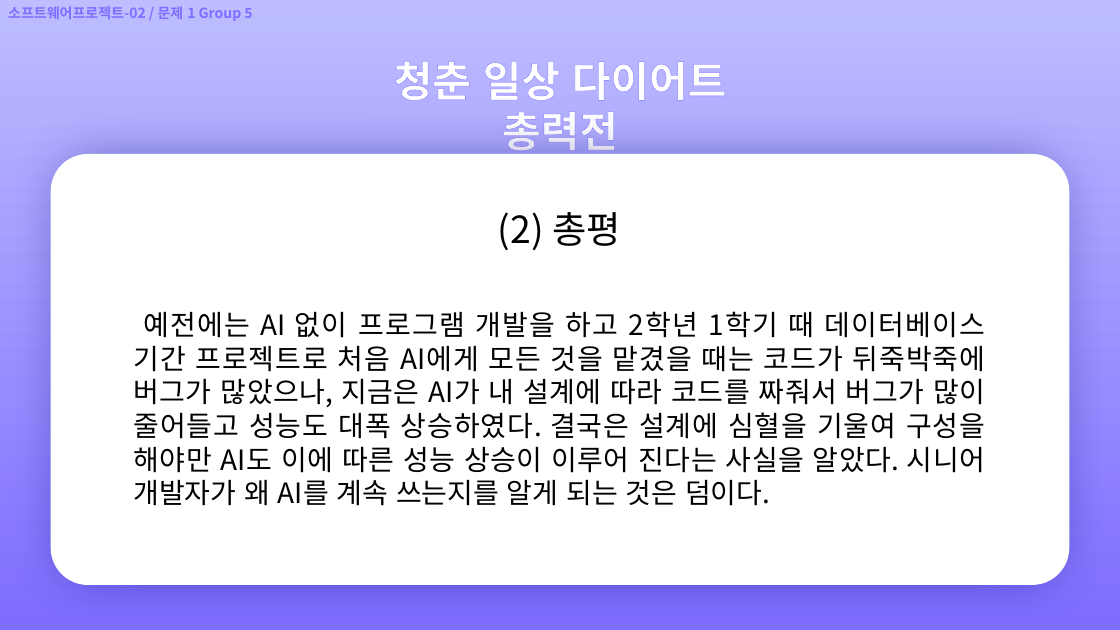
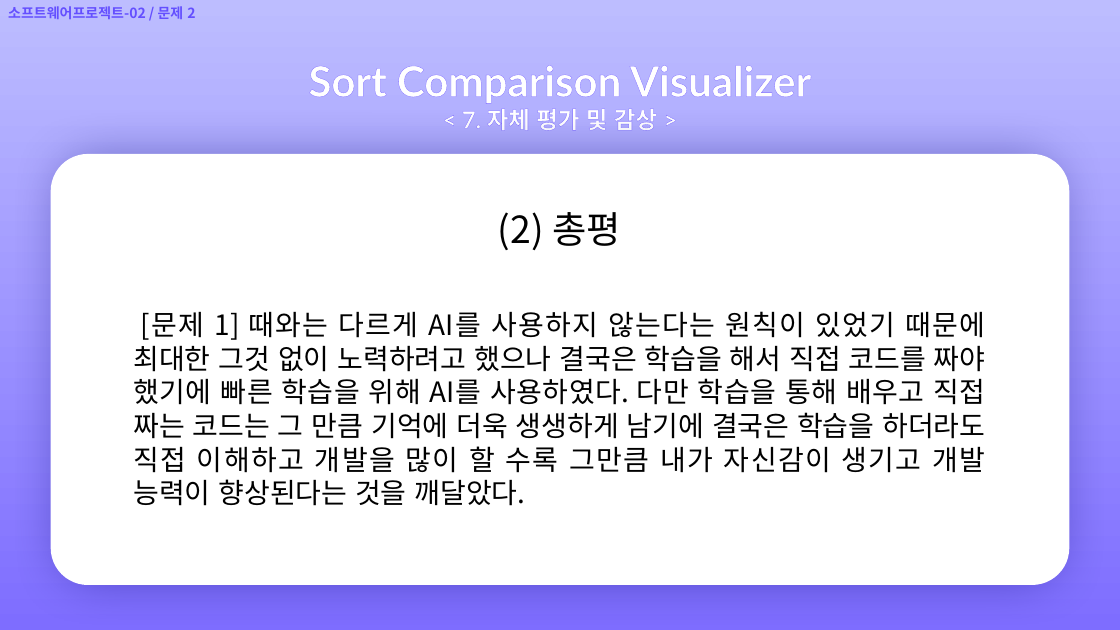
Before and after one commit to Ovie-hex/Software-Project-P2-Sort1055, a slide deck: slide 19 of [문제 2] 문서 기록/[문제 2] 발표자료 탬플릿 [20231055 정유운].pptx (slide 18 before the commit). Drawn at 1120x630 pixels with LibreOffice and Linux fonts; fonts in the diff are those of the drawing; background and template pictures are left out. Boxes give left, top, right and bottom in pixels: in the first picture for what was removed or moved away, otherwise in the second. Text is boxed around its words. In the diff, an @@ line names an element or a change of style, - is before the commit and + after.

Commit message:
✅ Sort Comparison Visualizer (1.2) <Released>

```diff
--- a/[문제 2] 문서 기록/[문제 2] 발표자료 탬플릿 [20231055 정유운].pptx
+++ b/[문제 2] 문서 기록/[문제 2] 발표자료 탬플릿 [20231055 정유운].pptx
@@ text at [8,6,195,19]: text changed; text colour #7E6DFF to #644FFF @@
-소프트웨어프로젝트-02 / 문제 1 Group 5
+소프트웨어프로젝트-02 / 문제 2
@@ text at [308,66,811,130]: text changed @@
-청춘 일상 다이어트 총력전
-< 4. 자체 평가 및 감상 >
+Sort Comparison Visualizer
+< 7. 자체 평가 및 감상 >
@@ text at [133,311,986,506]: text changed @@
-예전에는 AI 없이 프로그램 개발을 하고 2학년 1학기 때 데이터베이스 기간 프로젝트로 처음 AI에게 모든 것을 맡겼을 때는 코드가 뒤죽박죽에 버그가 많았으나, 지금은 AI가 내 설계에 따라 코드를 짜줘서 버그가 많이 줄어들고 성능도 대폭 상승하였다. 결국은 설계에 심혈을 기울여 구성을 해야만 AI도 이에 따른 성능 상승이 이루어 진다는 사실을 알았다. 시니어 개발자가 왜 AI를 계속 쓰는지를 알게 되는 것은 덤이다.
+[문제 1] 때와는 다르게 AI를 사용하지 않는다는 원칙이 있었기 때문에 최대한 그것 없이 노력하려고 했으나 결국은 학습을 해서 직접 코드를 짜야 했기에 빠른 학습을 위해 AI를 사용하였다. 다만 학습을 통해 배우고 직접 짜는 코드는 그 만큼 기억에 더욱 생생하게 남기에 결국은 학습을 하더라도 직접 이해하고 개발을 많이 할 수록 그만큼 내가 자신감이 생기고 개발 능력이 향상된다는 것을 깨달았다.
```
Also in this commit, not shown: 7 other slides changed, 10 slides added, 7 slides removed, 7 other files.
